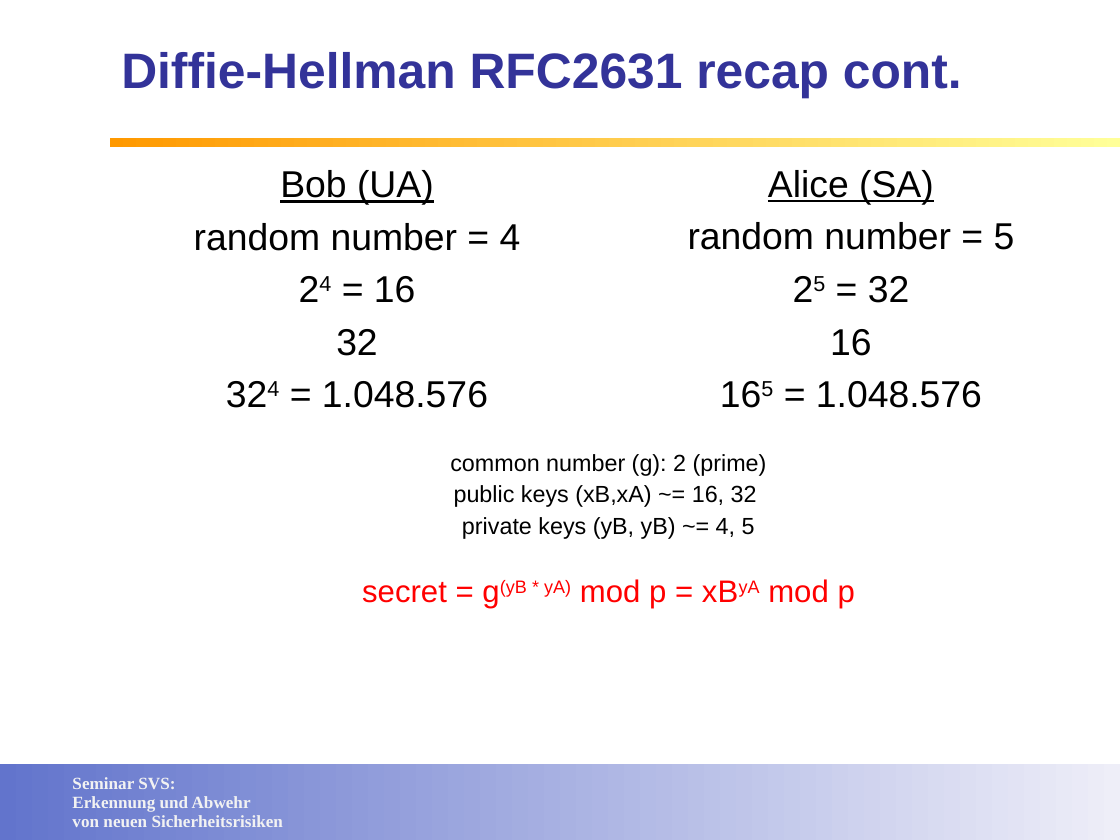
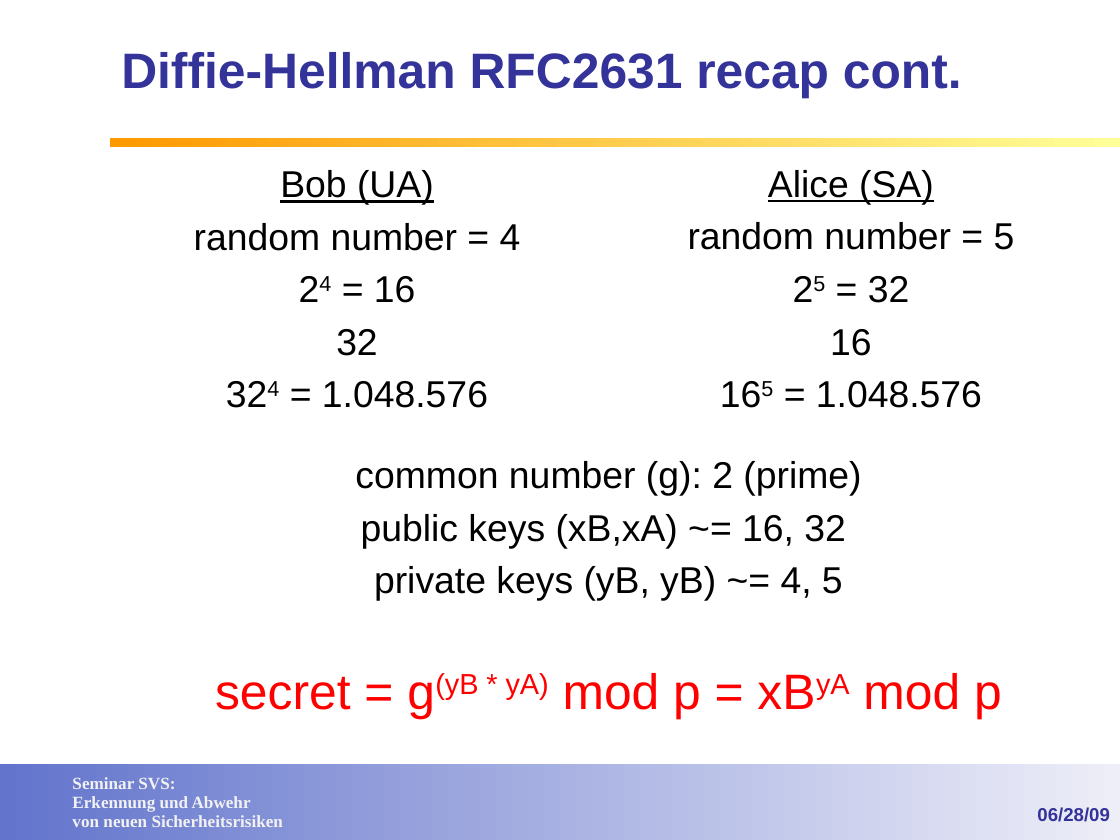
Before and after one commit to lemmy/SecuredSLP, a slide deck: slide 24 of doc/Service Discovery in open networks.ppt (slide 17 before the commit). Drawn at 1120x840 pixels with LibreOffice and Linux fonts; fonts in the diff are those of the drawing; background and template pictures are left out. Boxes give left, top, right and bottom in pixels: in the first picture for what was removed or moved away, otherwise in the second. Text is boxed around its words. In the diff, an @@ line names an element or a change of style, - is before the commit and + after.

```diff
--- a/doc/Service Discovery in open networks.ppt
+++ b/doc/Service Discovery in open networks.ppt
@@ text "common number (g): 2 (prime)" at box(215, 461, 1002, 720): size 15 to 24 pt in "common number (g): 2 (prime)", "public keys (xB,xA) ~= 16, 32", "private keys (yB, yB) ~= 4, 5"; size 20 to 32 pt in "secret = g(yB * yA) mod p ..."; line spacing 0.73 to 0.93 @@
@@ text added at box(1037, 807, 1110, 822), 12 pt, text #333399, bold @@
+06/28/09
```
Also in this commit, not shown: 24 other slides changed, 9 slides added, 2 slides removed, 4 other files.
